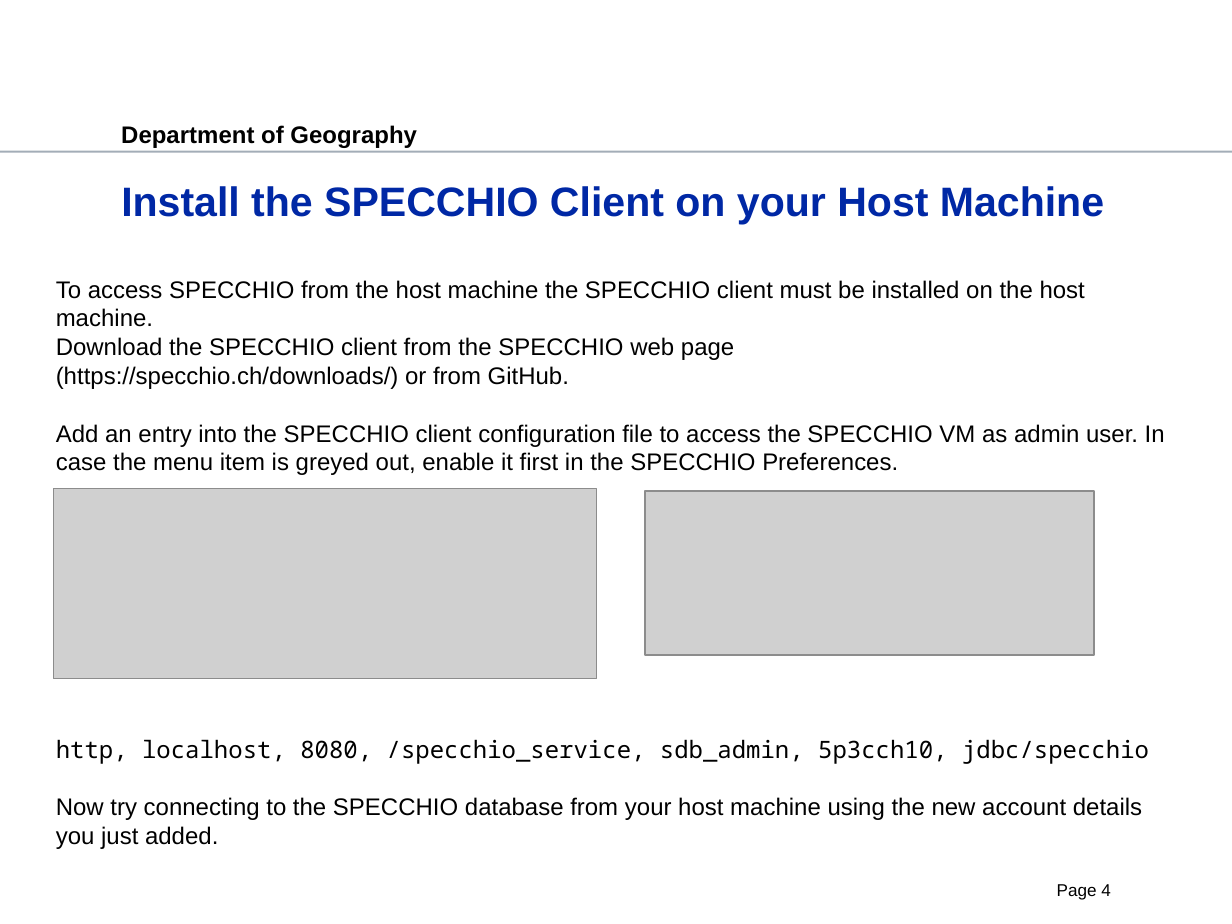
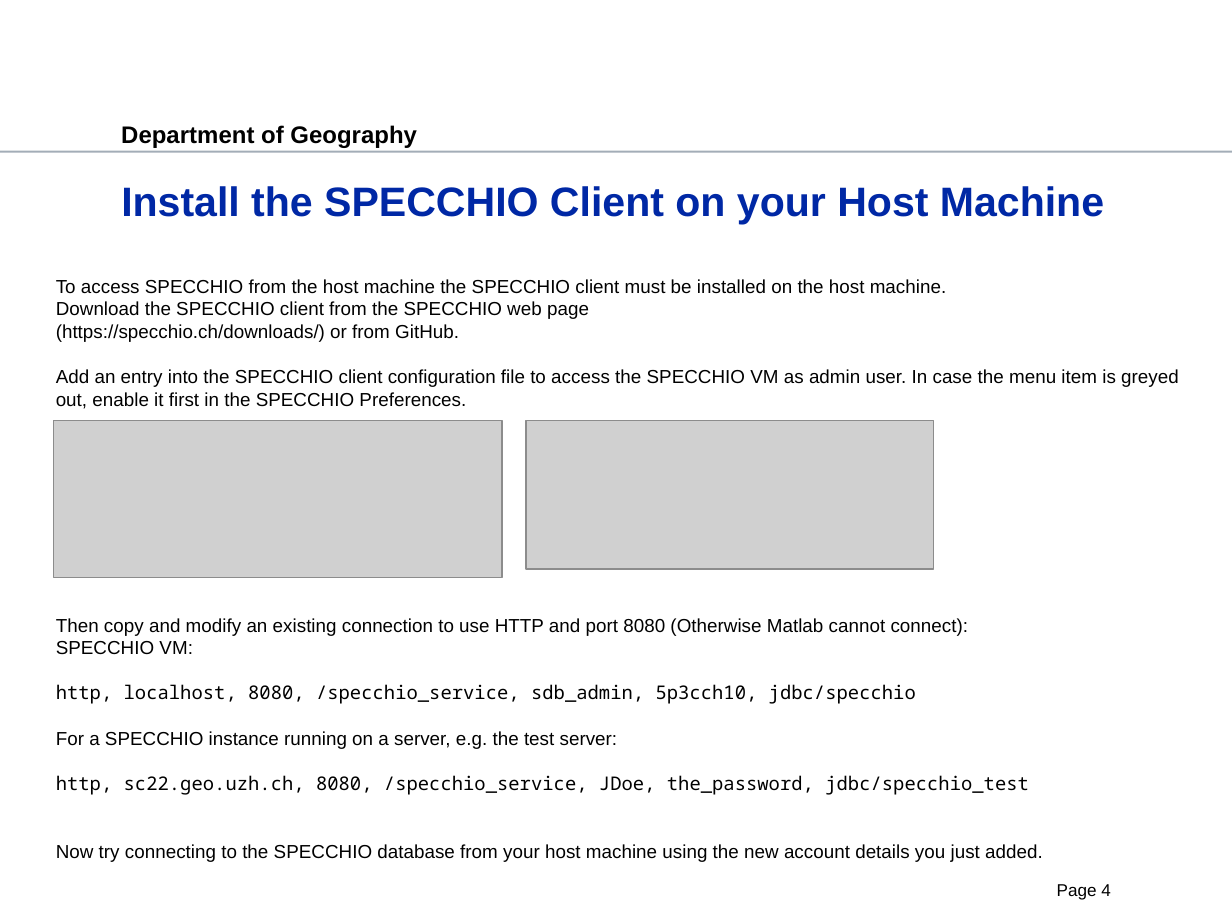
Before and after one commit to SPECCHIODB/Guides, a slide deck: slide 4 of Programming Course/Matlab_accessing_SPECCHIO.ppt. Drawn at 1232x924 pixels with LibreOffice and Linux fonts; fonts in the diff are those of the drawing; grey boxes stand for pictures; background and template pictures are left out. Boxes give left, top, right and bottom in pixels: in the first picture for what was removed or moved away, otherwise in the second. Text is boxed around its words. In the diff, an @@ line names an element or a change of style, - is before the commit and + after.

Commit message:
Database connection updates for Matlab access (HTTP port 8080)

```diff
--- a/Programming Course/Matlab_accessing_SPECCHIO.ppt
+++ b/Programming Course/Matlab_accessing_SPECCHIO.ppt
@@ text at [56,279,1179,862]: size 14 to 11 pt in "To access SPECCHIO from the host machine ...", "Download the SPECCHIO client from the SPECCHIO ...", "Add an entry into the SPECCHIO client ...", "http, localhost, 8080, /specchio_service, sdb_admin, 5p3cch1 ..." and 1 more places @@
@@ picture: place and size @@
-picture at [53,489,596,679]
+picture at [53,420,501,577]
@@ picture: place and size @@
-picture at [646,492,1094,655]
+picture at [526,420,934,569]
@@ text at [56,618,968,655]: paragraphs added @@
+Then copy and modify an existing connection to use HTTP and port 8080 (Otherwise Matlab cannot connect):
+SPECCHIO VM:
@@ text at [56,731,1029,795]: paragraphs added @@
+For a SPECCHIO instance running on a server, e.g. the test server:
+http, sc22.geo.uzh.ch, 8080, /specchio_service, JDoe, the_password, jdbc/specchio_test
```
Also in this commit, not shown: 1 other slide changed, 1 slide added, 1 other file.
